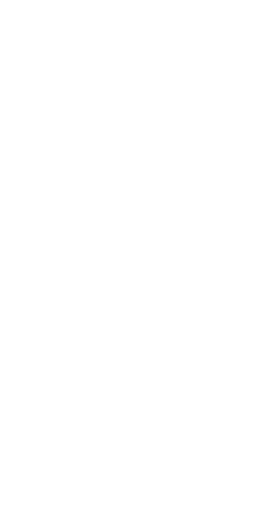
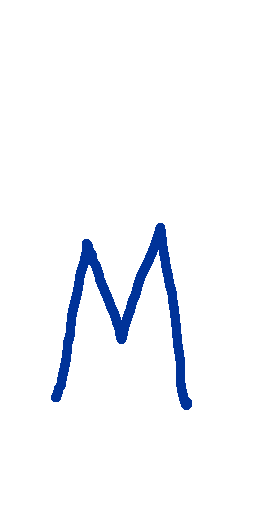
Layer changes from the first 256 x 512 image to the second:
added layer "Mirror" above "Goal-Light-Active" over box(51, 223, 192, 410)
